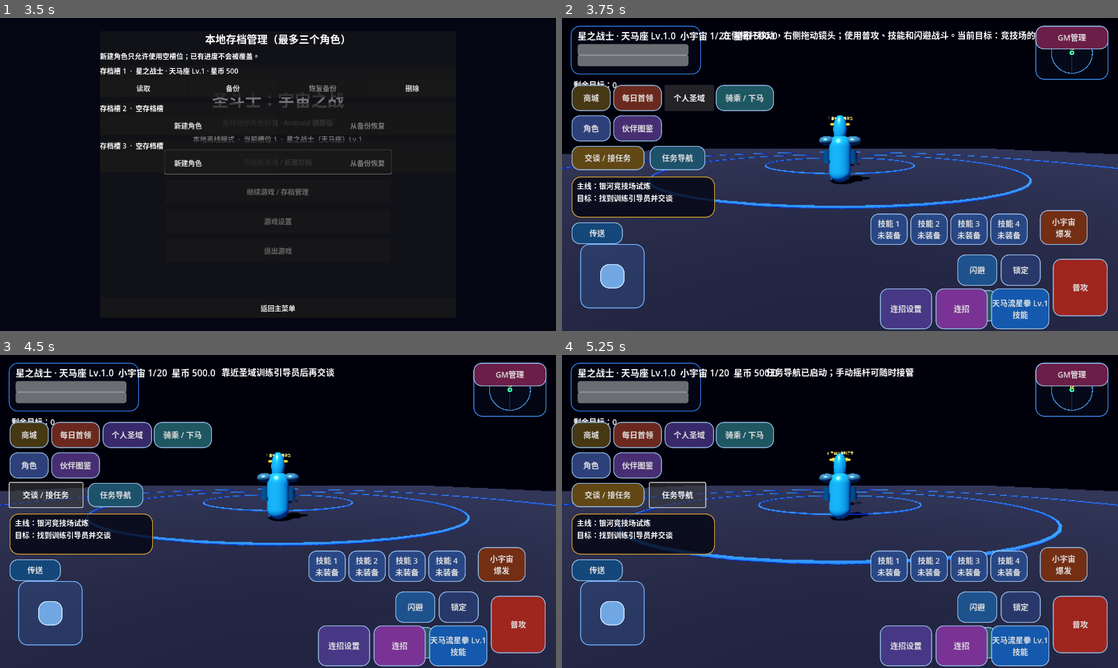
Above: before the commit, frames 1-4 (two rows, left to right).
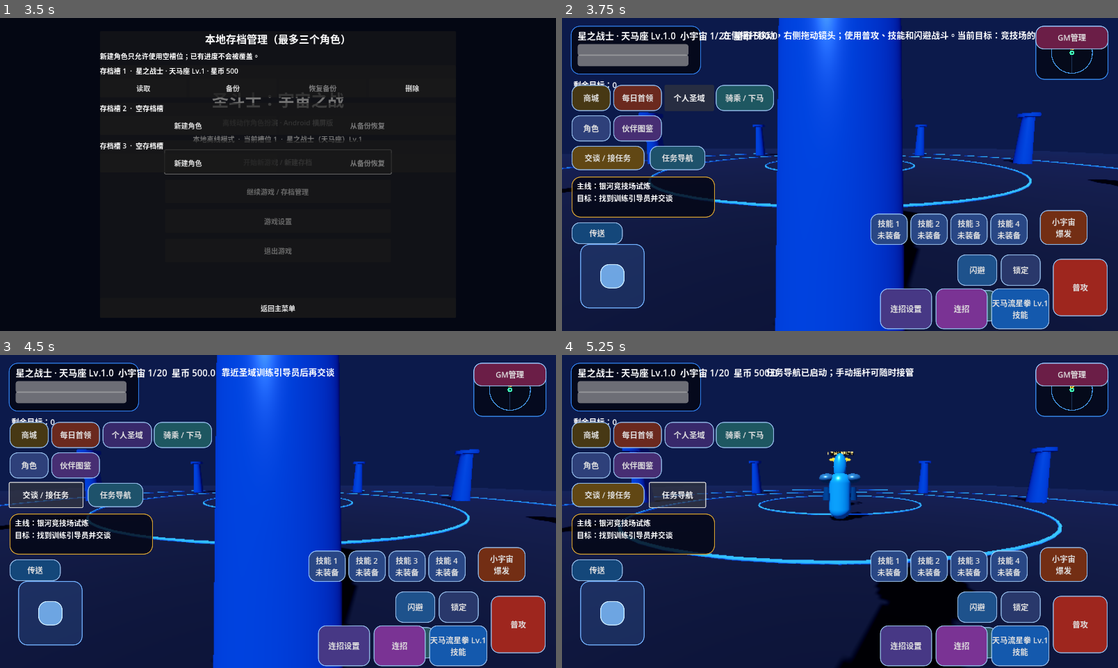
Above: after the commit, the same moments.

Repository: Qazwesrd/Saint-Seiya-Universe-War
Game: Godot game, scene res://scenes/main_menu.tscn
The game is run twice, just before and just after one commit, with the same random seed, the same clock (stepped at 60 frames per second) and the same inputs.
Inputs:
- Up to frame 1 (3.5 s): click "开始新游戏 / 新建存档" at 0.5 s; click "开始新游戏 / 新建存档" at 1.25 s; click "继续游戏 / 存档管理" at 2 s; click "游戏设置" at 2.75 s
- Up to frame 2 (3.75 s): click "读取" at 3.5 s
- Up to frame 3 (4.5 s): click "交谈 / 接任务" at 4.25 s
- Up to frame 4 (5.25 s): click "任务导航" at 5 s

Frame 1 is identical in both runs. In frame 2, 54% of the frame differs, in the area x 0-100%, y 0-100%; in frame 3, 53%; in frame 4, 46%.

Commit message:
Apply seven distinct offline chapter environments and update on story progression

Diff:
--- a/game/scripts/game.gd
+++ b/game/scripts/game.gd
@@ -9,9 +9,12 @@
 const SkillFieldScript = preload("res://scripts/skill_field.gd")
 const SkillProjectileScript = preload("res://scripts/skill_projectile.gd")
 const LootPickupScript = preload("res://scripts/loot_pickup.gd")
+const WorldThemeManagerScript = preload("res://scripts/world_theme_manager.gd")
 var player: CharacterBody3D
 var hud: CanvasLayer
 var enemies: Array[Node3D] = []
+var world_theme_manager: Node3D
+var active_world_chapter_id := ""
 var guide_npc: Node3D
 var teleport_point: Node3D
 var sanctuary_active := false
@@ -72,6 +75,9 @@
     col.position.y = -0.25
     floor_body.add_child(col)
     add_child(floor_body)
+    var ring_root := Node3D.new()
+    ring_root.name = "WorldRings"
+    add_child(ring_root)
     for radius in [5.0, 10.0, 16.0]:
         var ring := MeshInstance3D.new()
         var torus := TorusMesh.new()
@@ -84,7 +90,29 @@
         ring_mat.emission_enabled = true
         ring_mat.emission = Color(0.03, 0.12, 0.5)
         ring.material_override = ring_mat
-        add_child(ring)
+        ring_root.add_child(ring)
+    world_theme_manager = Node3D.new()
+    world_theme_manager.set_script(WorldThemeManagerScript)
+    world_theme_manager.set("world_environment", env_node)
+    world_theme_manager.set("sun", sun)
+    world_theme_manager.set("floor_material", mat)
+    world_theme_manager.set("ring_root", ring_root)
+    add_child(world_theme_manager)
+    _apply_campaign_world_theme()
+
+func _apply_campaign_world_theme() -> void:
+    if not is_instance_valid(world_theme_manager):
+        return
+    var mission := CampaignManager.get_active_mission()
+    var mission_id := str(mission.get("id", ""))
+    var chapter := CampaignDatabase.get_chapter_for_mission(mission_id)
+    var chapter_id := str(chapter.get("id", "galaxy_wars"))
+    if chapter_id == active_world_chapter_id:
+        return
+    if bool(world_theme_manager.call("apply_theme", chapter_id)):
+        active_world_chapter_id = chapter_id
+        show_notice("已进入篇章区域：" + str(chapter.get("name", "银河战争篇")))
+
 func _spawn_guide_npc() -> void:
     guide_npc = Node3D.new()
     guide_npc.set_script(GuideNpcScript)
@@ -159,6 +187,7 @@
     show_notice(str(dialogue.get("action", "")))
 
 func _refresh_story_encounter() -> void:
+    _apply_campaign_world_theme()
     for enemy in enemies.duplicate():
         if not is_instance_valid(enemy):
             enemies.erase(enemy)
